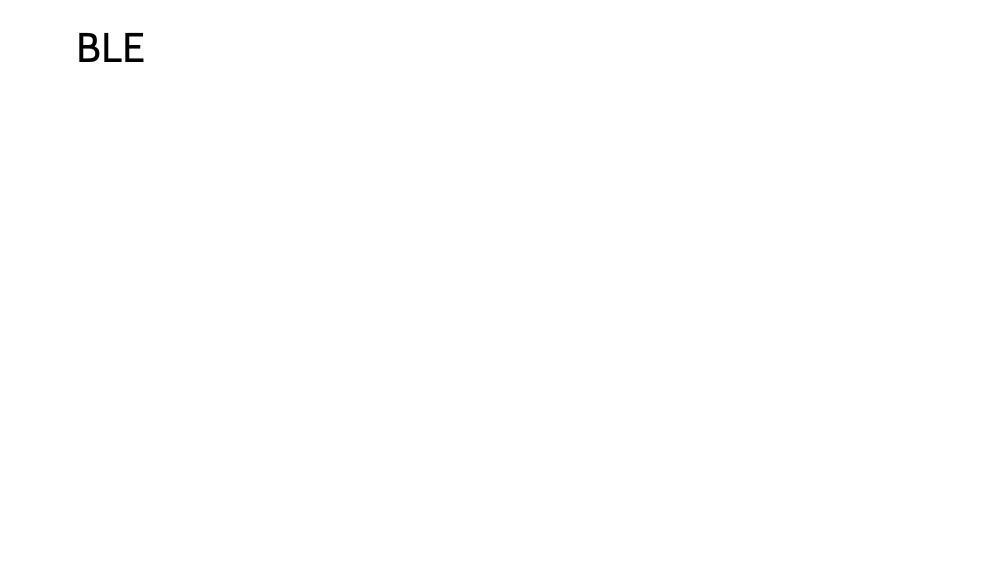
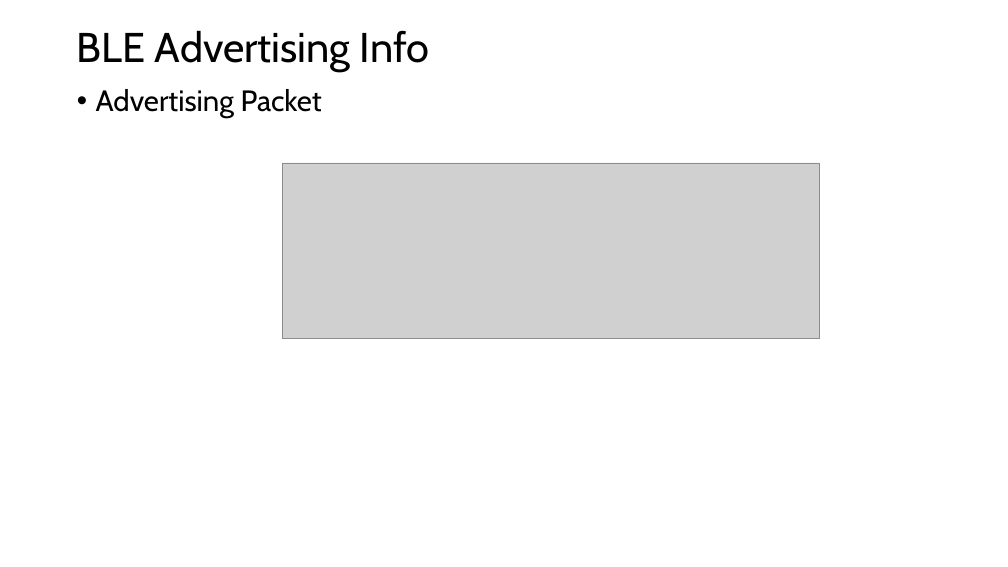
Before and after one commit to GXG-CS/on_device_learning, a slide deck: slide 45 of Paper Notes/Decentralized TinyML.pptx. Drawn at 1008x567 pixels with LibreOffice and Linux fonts; fonts in the diff are those of the drawing; grey boxes stand for pictures. Boxes give left, top, right and bottom in pixels: in the first picture for what was removed or moved away, otherwise in the second. Text is boxed around its words. In the diff, an @@ line names an element or a change of style, - is before the commit and + after.

```diff
--- a/Paper Notes/Decentralized TinyML.pptx
+++ b/Paper Notes/Decentralized TinyML.pptx
@@ title at [77, 30, 429, 72]: text changed @@
-BLE
+BLE Advertising Info
@@ text added at [96, 89, 322, 118], 28 pt, text #000000 @@
+• Advertising Packet
@@ picture added at [283, 163, 819, 339] @@
```
Also in this commit, not shown: 16 other files.
